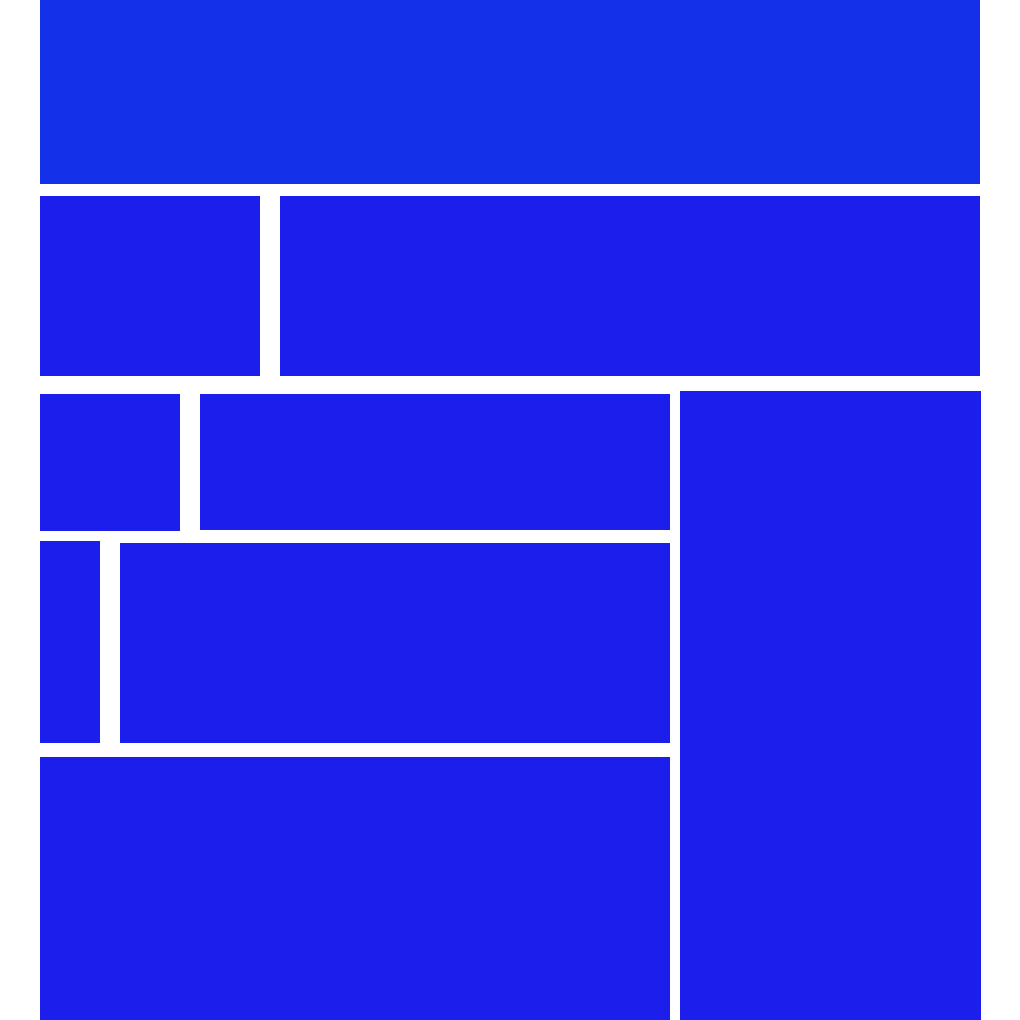
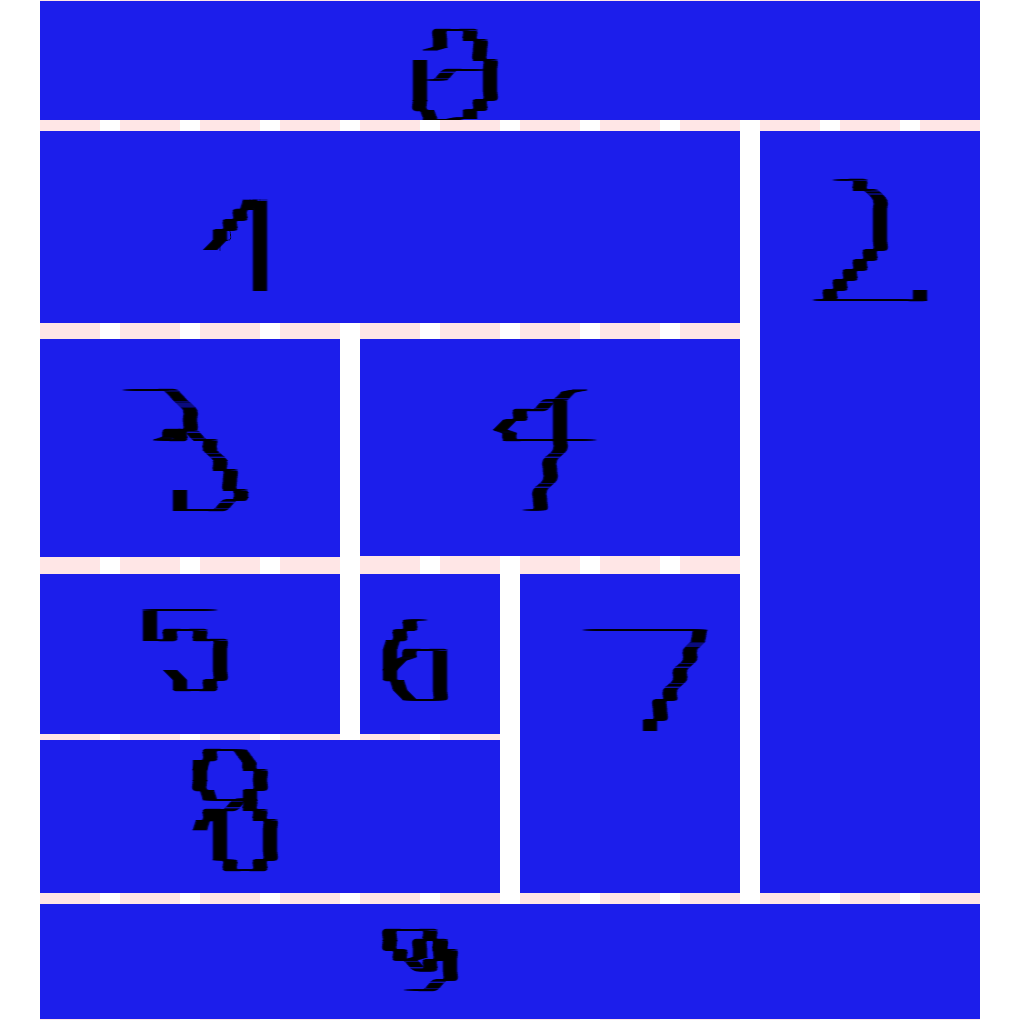
Comparing the layer stacks of the two 1020px x 1020px images. Changes:
renamed "Background" to "Grid", moved it above "Background", painted on it over (x1=40, y1=0, x2=981, y2=1020)
renamed "12 Col Grid" to "Background", showed it, opacity 10% → 100%, painted on it over (x1=40, y1=0, x2=981, y2=1020)
